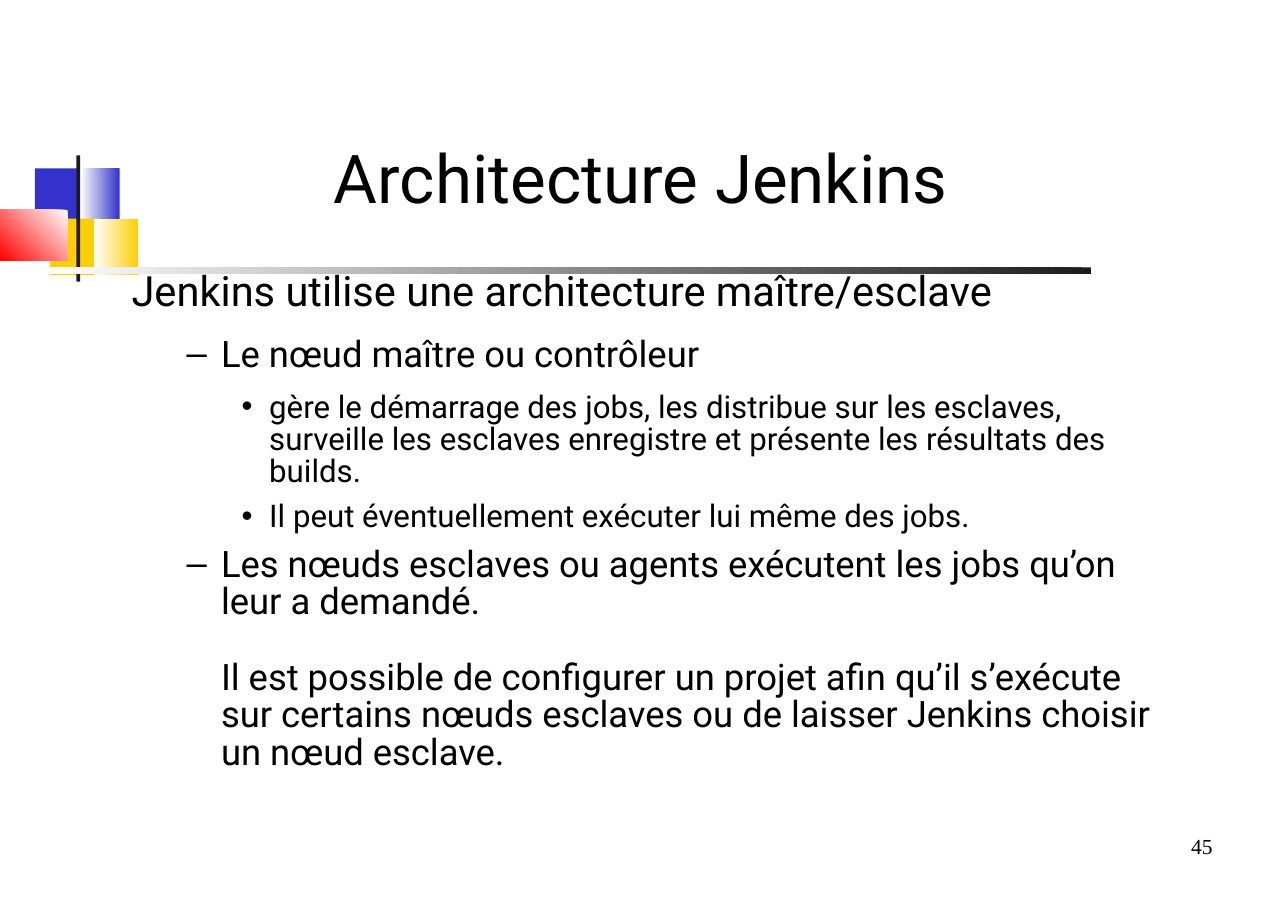
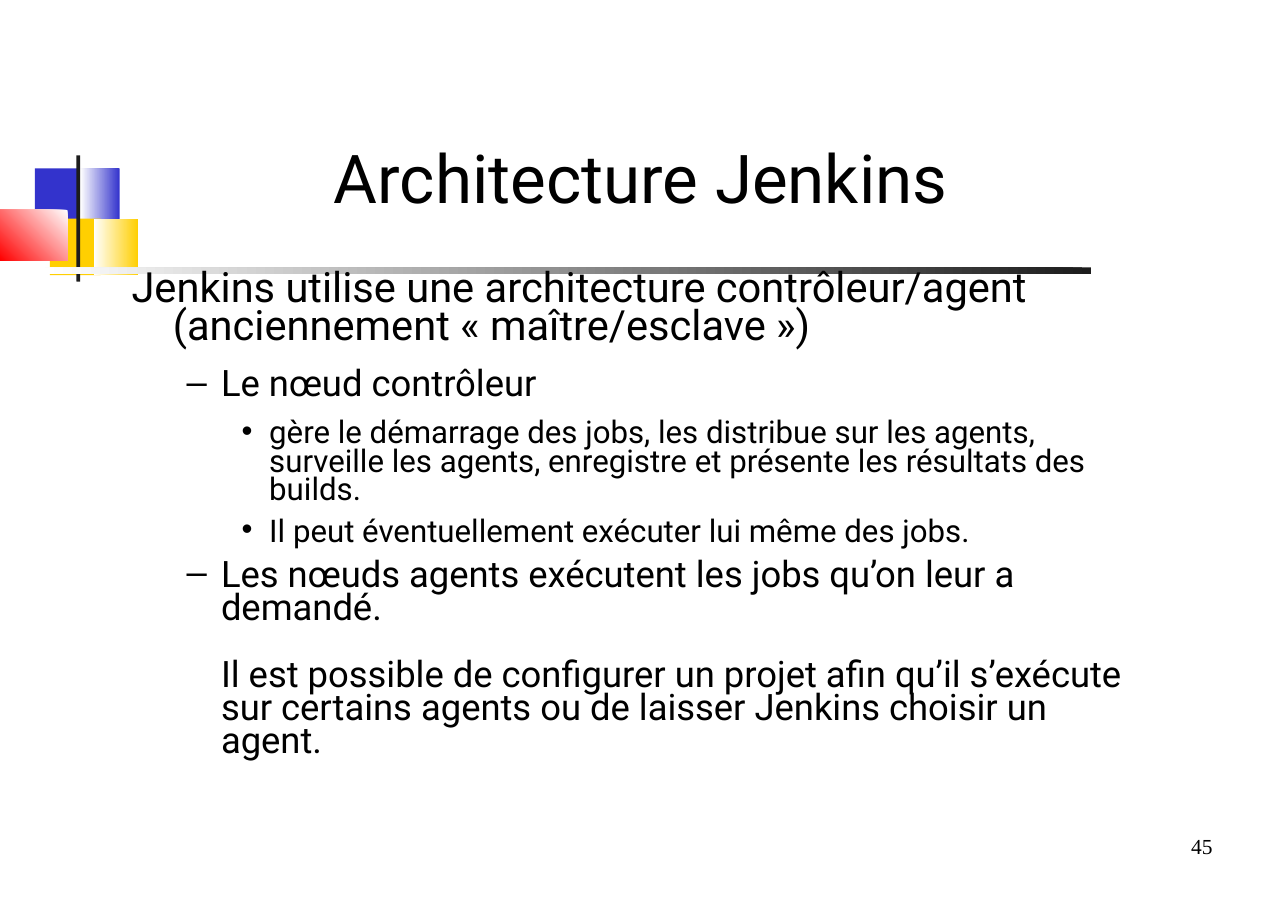
Before and after one commit to dthibau/jenkins, a slide deck: slide 45 of JenkinsPipeline.odp. Drawn at 1288x911 pixels with LibreOffice and Linux fonts; fonts in the diff are those of the drawing. Boxes give left, top, right and bottom in pixels: in the first picture for what was removed or moved away, otherwise in the second. Text is boxed around its words. In the diff, an @@ line names an element or a change of style, - is before the commit and + after.

```diff
--- a/JenkinsPipeline.odp
+++ b/JenkinsPipeline.odp
@@ text at (132,264,1085,501): text changed @@
-Jenkins utilise une architecture maître/esclave
-  – Le nœud maître ou contrôleur
-    • gère le démarrage des jobs, les distribue sur les esclaves, surveille les esclaves enregistre et présente les résultats des builds.
+Jenkins utilise une architecture contrôleur/agent (anciennement « maître/esclave »)
+  – Le nœud contrôleur
+    • gère le démarrage des jobs, les distribue sur les agents, surveille les agents, enregistre et présente les résultats des builds.
@@ text at (269,518,969,549): line spacing 0.86 to 0.76 @@
@@ text at (221,559,1122,761): text changed @@
-  – Les nœuds esclaves ou agents exécutent les jobs qu’on leur a demandé.
-    Il est possible de configurer un projet afin qu’il s’exécute sur certains nœuds esclaves ou de laisser Jenkins choisir un nœud esclave.
+  – Les nœuds agents exécutent les jobs qu’on leur a demandé.
+    Il est possible de configurer un projet afin qu’il s’exécute sur certains agents ou de laisser Jenkins choisir un agent.
```
Also in this commit, not shown: 51 other slides changed, 3 slides added, 16 slides removed, 1 other file.
